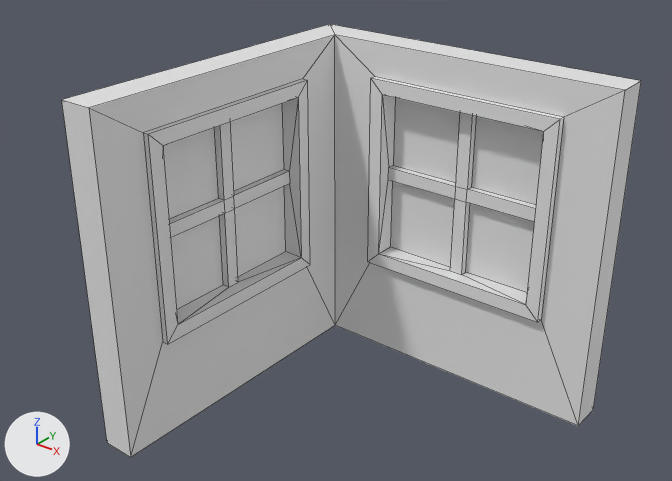
The FBX model OnTheSafeSide/Assets/Models/Walls/wall_corner_both_windows.fbx as it was, and as the next commit left it.
Both versions are drawn from a 50 mm lens placed at (1.773, -2.199, 1.656), pointed at (0.375, -0.451, 0.573). The axes (+X, +Y, +Z) are drawn at lower left. The lights are the same throughout. Mesh edges are drawn as thin lines. Where no turn or scale is listed for an object, it has been applied to the vertices.

In view in the first picture: 'wall_corner_both_windows'.
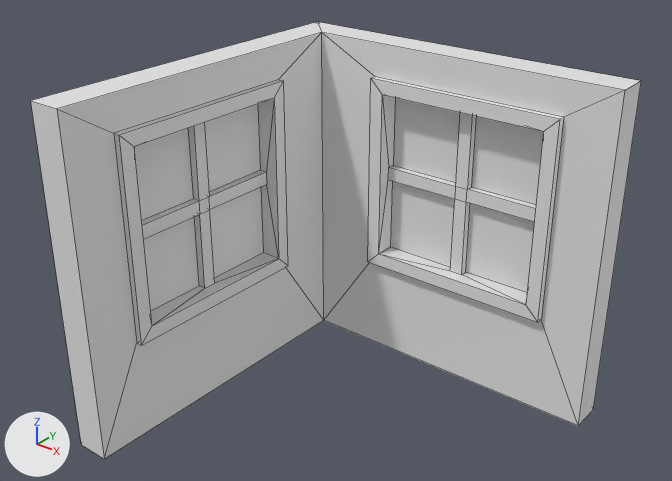
The newer file is also turned or shifted as a whole; pictures and numbers use the older file's frame.

Boxes (x1, y1, x2, y2) around the edits, measured in the pictures (672 x 481 px; the box of a moved part takes in the faces that stretch with it):
'wall_corner_both_windows', reshaped
    before: (62, 24, 641, 457)
    after: (31, 22, 641, 459)
part 1 of me_cube_007, moved or reshaped
    before: (62, 100, 163, 457)
    after: (31, 101, 137, 459)
part 2 of me_cube_007, moved or reshaped
    before: (143, 79, 310, 344)
    after: (114, 79, 288, 345)
part 3 of me_cube_007, moved or reshaped
    before: (62, 24, 640, 457)
    after: (31, 22, 640, 459)

The edits, one by one:
me_cube_007 has 172 vertices, 170 faces and spans x -0.07..0.95, y -0.95..0.07, z 0.0..1.0.
me_cube_007 is used by ob_wall_corner_both_windows; location (0.0, 0.0, 0.0).
me_cube_007 part 1: all 4 vertices in x -0.05..0.05, y -0.95, z 0.0..1.0 are moved by (-0.05, -0.05, 0.0).
me_cube_007 part 2: all 80 vertices in x -0.07..0.07, y -0.8..-0.2, z 0.3..0.9 are moved by (-0.05, -0.049, 0.0).
me_cube_007 part 3: all 4 vertices in x -0.05..0.05, y -0.05..0.05, z 0.0..1.0 are moved by (-0.05, 0.0, 0.0).
